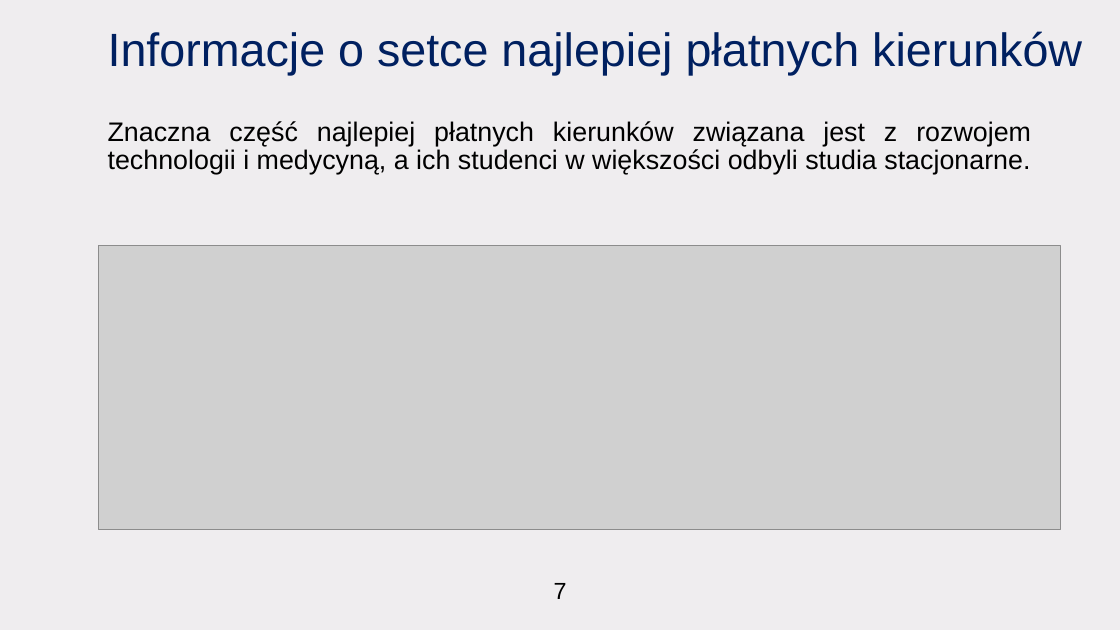
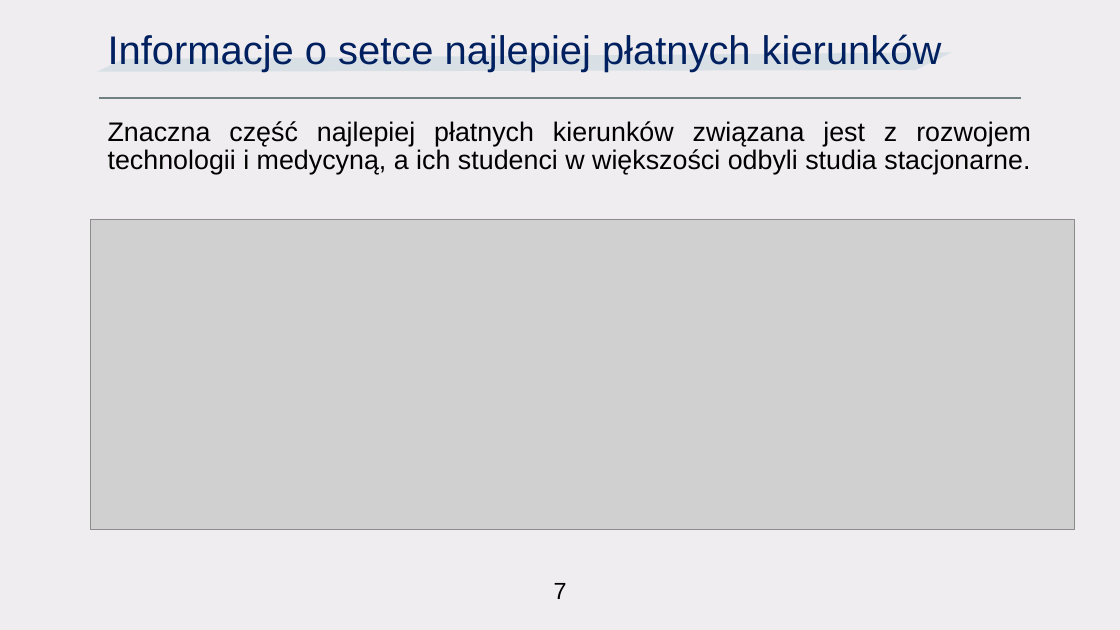
Before and after one commit to CptQuak/CasestudyGraduateEarnings, a slide deck: slide 8 of casestudy.pptx. Drawn at 1120x630 pixels with LibreOffice and Linux fonts; fonts in the diff are those of the drawing; grey boxes stand for pictures. Boxes give left, top, right and bottom in pixels: in the first picture for what was removed or moved away, otherwise in the second. Text is boxed around its words. In the diff, an @@ line names an element or a change of style, - is before the commit and + after.

```diff
--- a/casestudy.pptx
+++ b/casestudy.pptx
@@ title "Informacje o setce najlepiej płatnych ..." at (108, 34, 942, 72): size 40 to 34.2 pt @@
@@ freeform shape added at (97, 52, 952, 71), fill #C3D5DF at 50% opacity @@
@@ line added from (99, 97) to (1021, 97), #6F8183 1.75 pt @@
@@ picture: place and size @@
-picture at (98, 246, 1060, 530)
+picture at (91, 219, 1075, 529)
```
Also in this commit, not shown: 8 other slides changed, 3 slides added, 2 slides removed, 8 other files.
